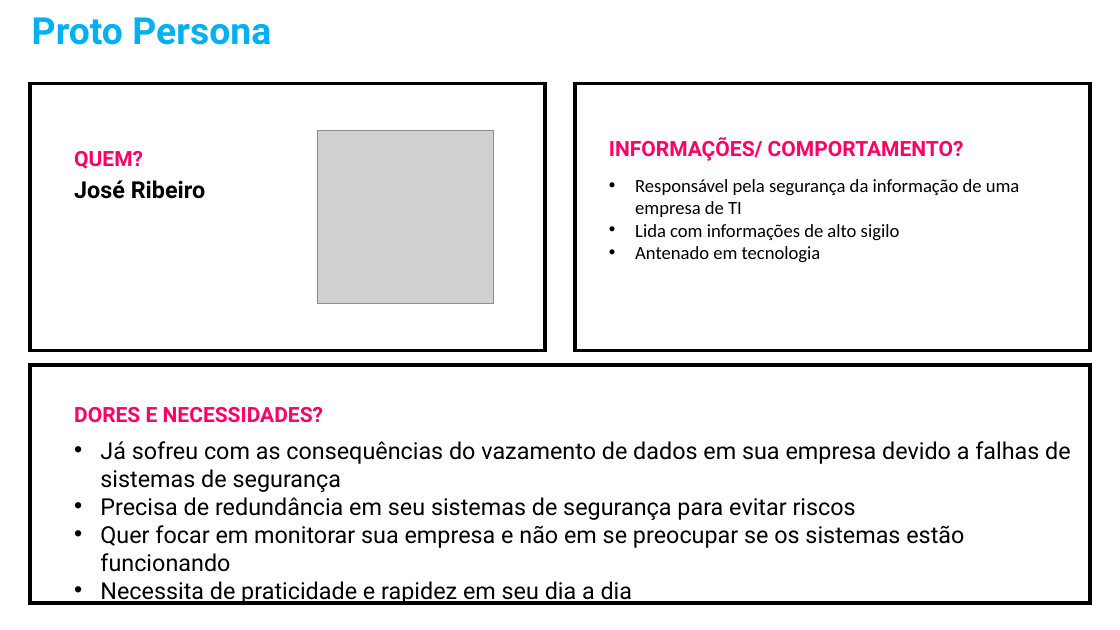
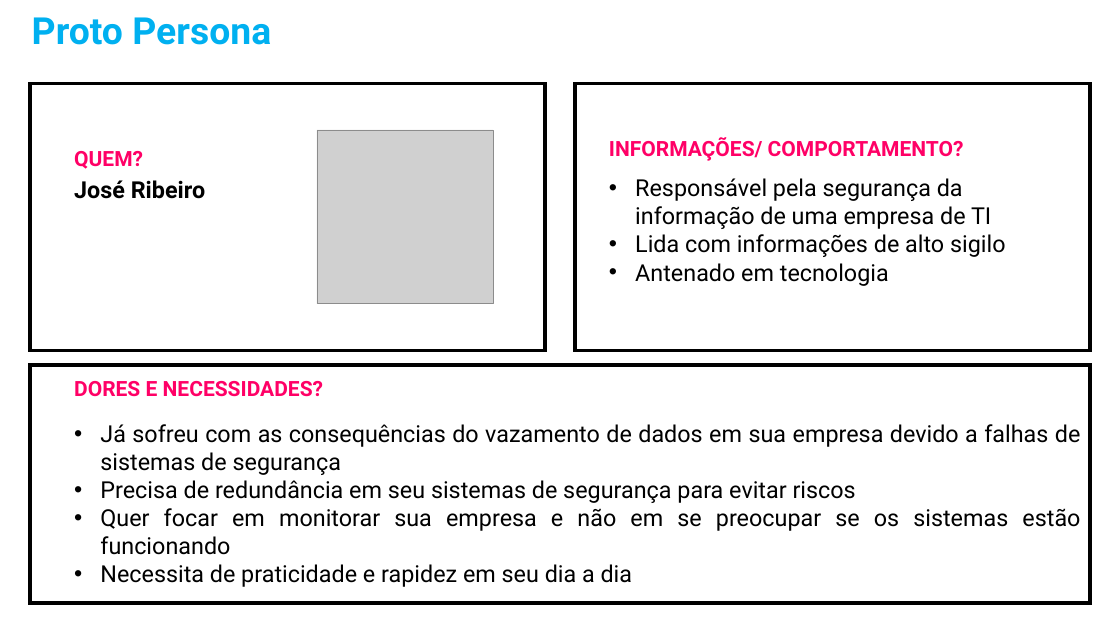
Before and after one commit to bandtec-2-semestre/Doc, a slide deck: slide 1 of Proto_Persona.pptx. Drawn at 1120x630 pixels with LibreOffice and Linux fonts; fonts in the diff are those of the drawing; grey boxes stand for pictures. Boxes give left, top, right and bottom in pixels: in the first picture for what was removed or moved away, otherwise in the second. Text is boxed around its words. In the diff, an @@ line names an element or a change of style, - is before the commit and + after.

```diff
--- a/Proto_Persona.pptx
+++ b/Proto_Persona.pptx
@@ text "Responsável pela segurança da informação ..." at [635, 178, 1005, 286]: size 16 to 20 pt, font Calibri to Roboto @@
@@ text "DORES E NECESSIDADES?": place and size @@
-text "DORES E NECESSIDADES?" at [74, 407, 323, 423]
+text "DORES E NECESSIDADES?" at [74, 381, 323, 397]
@@ text "Já sofreu com as consequências ...": place and size @@
-text "Já sofreu com as consequências ..." at [100, 441, 1071, 605]
+text "Já sofreu com as consequências ..." at [100, 424, 1081, 587]
@@ text "Já sofreu com as consequências ..." at [100, 424, 1081, 587]: alignment left to justified @@
```
Also in this commit, not shown: 4 other files.
